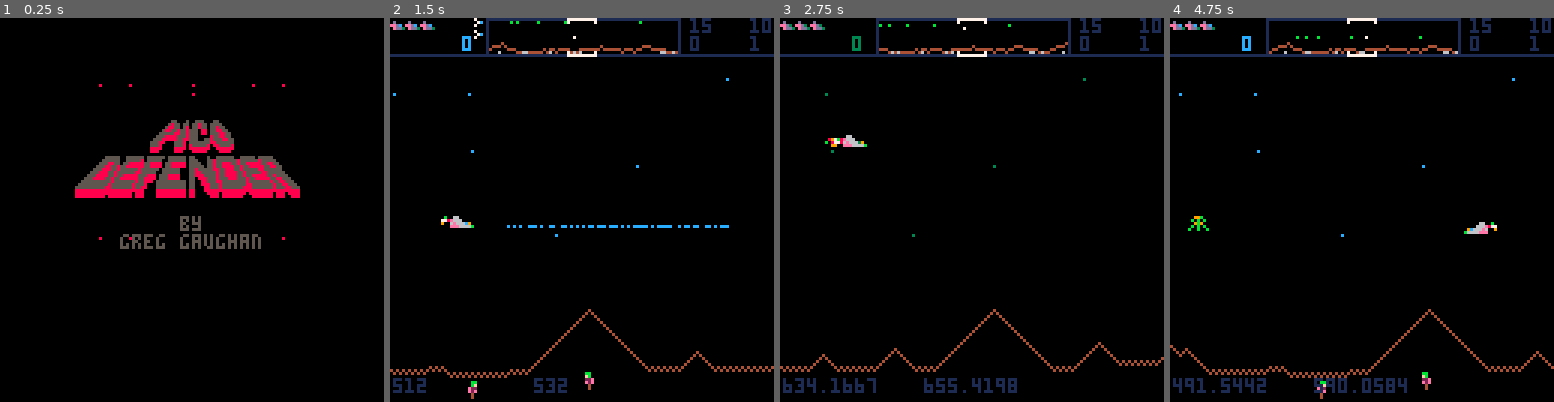
Above: before the commit, frames 1-4 (left to right).
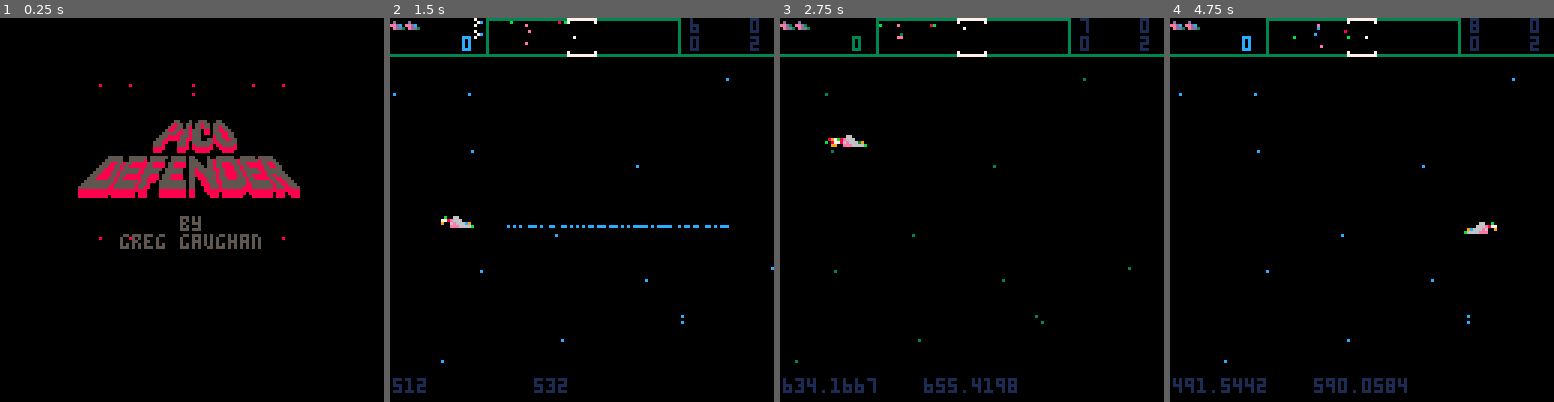
Above: after the commit, the same moments.

Repository: ggaughan/picodefender
Game: PICO-8 cartridge picodefender.p8
Same seed, same stepped clock (60 frames per second), same inputs: the game is played once before the commit and once after it.
Inputs:
- Up to frame 1 (0.25 s): no input
- Up to frame 2 (1.5 s): tap X (X key) at 0.33, 1.07 s; tap O (Z key) at 0.7 s
- Up to frame 3 (2.75 s): hold Right 1.6-2.1 s; tap O (Z key) at 1.7, 2.1, 2.5 s; tap X (X key) at 1.85 s; hold Up 2.15-2.42 s; hold Right from 2.47 s (still down)
- Up to frame 4 (4.75 s): tap O (Z key) every 0.4 s from 2.9 to 4.5 s; tap X (X key) at 2.97, 4.08 s; release Right at 3.03 s; hold Left 3.08-3.58 s; hold Down 3.63-3.97 s; hold Right 4.02-4.68 s; hold Up from 4.73 s (still down)

The runs differ from the first frame. In frame 1, 1.5% of the frame differs, in the area x 19-62%, y 26-47%; in frame 2, 3.0%; in frame 3, 2.8%; in frame 4, 3.1%, in the area x 0-100%, y 0-100%.

Commit message:
Better swarmer behaviour; extra lives; animations; more ground compression

Diff:
--- a/picodefender.p8
+++ b/picodefender.p8
@@ -6,7 +6,7 @@
 -- remake of the williams classic
 
 debug = true
-debug_test = not debug  -- 1 of each enemy per wave
+debug_test = debug  -- 1 of each enemy per wave
 debug_kill = not debug
 
 today = 1
@@ -113,6 +113,7 @@
 bomber_speed = 0.3
 pod_speed = 0.2
 swarmer_speed = 0.7
+swarmer_inertia = 1 --0.99
 bullet_expire = 1.4  -- todo depend on actual bullet_speed?
 bullet_speed = 0.02
 mine_expire = 6
@@ -451,6 +452,7 @@
 			 	e.dy = 0 --pl.dy
 			 	e.dx = 0 --pl.dx = cdx * pl.facing
 					e.capture = capture_lifted
+					-- todo sfx?
 					-- note: x-12 since score formats for 6 places
 					add_pl_score(500, pl.x-12, pl.y+4)
 					-- todo here: show more extra_scores...
@@ -492,6 +494,7 @@
 					 	e.dx = 0  -- straight up
 							e.target.capture = capture_lifted
 							e.target.dy = gravity_speed  -- for if/when dropped
+							sfx(10)
 					 elseif e.x < e.target.x then
 						 e.dx = lander_speed
 		 				if e.y < hudy + 90 and e.dy < 0 then
@@ -615,11 +618,14 @@
 					-- ai
 					-- todo overshoot
 					if abs(e.x - pl.x) < (rnd(256) - e.lazy) then
-					 if e.x < pl.x or rnd()<0.05 then
-						 e.dx = swarmer_speed
-						else
-						 e.dx = -swarmer_speed
-					 end
+					 if e.dx == 0 then
+						 if e.x < pl.x or rnd()<0.05 then
+							 e.dx = swarmer_speed
+							else
+							 e.dx = -swarmer_speed
+						 end
+						-- else already chasing - don't turn -- todo do eventually!
+						end
 
 						-- todo undulate: delay between y flips?
 						--      or sin(e.t)?
@@ -630,16 +636,19 @@
 					 end
 					end
 					-- overshoot?/don't get too close
-				 e.dx *= 0.96+rnd(0.08)  -- todo var inertia
-
+				 e.dx *= swarmer_inertia --+rnd(0.08)  -- todo remove?
+				 -- todo maybe if e.dx < limit set e.dx=0 and can chase again
 
 					-- attack
 					-- todo wrap?
 					if abs(e.x - pl.x) < 128 then
-					 -- todo delay before 1st shot?
-						if rnd() < 0.004 then  -- todo differ from mutant
-						 sfx(7)  -- todo differ?
-							b=add_bullet(e.x, e.y, e)
+					 -- delay before 1st shot?
+					 if (e.dx > 0 and e.x < pl.x) or (e.dx < 0 and e.x > pl.x) then
+							if rnd() < 0.004 then  -- todo differ from mutant
+							 sfx(7)  -- todo differ?
+								b=add_bullet(e.x, e.y, e)
+							end
+						-- else not chasing yet or chasing but gone past so stop firing (todo:for now)
 						end
 					end
 				elseif e.k == mine then
@@ -793,6 +802,7 @@
  update_particles()  -- could include special effects
 
  if timeout or btnp(➡️) then
+	 pal(10, 10)  -- after alt_cycle
   if pl.score == 0>>16 then
 			add_pl_score(450)  -- why? version?
 		end
@@ -803,6 +813,7 @@
  	_update60 = _update60_highscores
  	_draw = _draw_highscores
 	elseif btnp(🅾️) or btnp(❎) then
+	 pal(10, 10)  -- after alt_cycle
   start_game(true)
   pl.hit = nil  -- start now
  	_update60 = _update60_wave
@@ -990,6 +1001,12 @@
  	extra_score = {v>>16, wxtoc(x),y, time()}
  end
 	pl.score += v >> 16
+	pl.score_10k += v >> 16
+	if pl.score_10k >= 10000>>16 then
+		pl.lives += 1
+		pl.score_10k -= 10000>>16
+		-- todo sfx
+	end
 end
 
 function draw_hud(force_ground)
@@ -1133,8 +1150,11 @@
 			local x,y = wxtoc(e.x), e.y
 			local fx = (e.k==human and e.dx>0)
 
- 		spr(e.k, x, y, 1,1, fx)
-		 -- todo animate?
+ 		spr(e.k + e.frame, x, y, 1,1, fx)
+ 		e.t += 1
+ 		if e.t % 12 == 0 then
+			 e.frame = (e.frame + 1) % e.frames
+ 		end
 
 			if debug_kill then
 		 	 rect(x+e.dx+(8-e.w)/2, e.y+e.dy+(8-e.h)/2,
@@ -1242,7 +1262,7 @@
 
 	-- never expire! draw_player()  -- needed to expire
 
-	map(0,1, 24,hudy+16, 10,4)
+	map(0,1, 25,hudy+16, 10,4)
 
 	print("by", 60, hudy+54, 5)
 	print("greg gaughan", 40, hudy+60, 5)
@@ -1263,12 +1283,11 @@
 		end
  end
 
- pal(10, 10)
 	draw_particles()
 
 	-- never expire! draw_player()  -- needed to expire
 
-	map(0,1, 24,0, 10,4)
+	map(0,1, 25,0, 10,4)
 
 	print("hall of fame", 40, hudy+24, 5)
 
@@ -1423,34 +1442,38 @@
 
 function build_world()
  local t=time()
+ -- note: 3+4+ -> 3+1-4+ etc.
 	local wd=[[
-	 5+2+1-3+2-2+2=4+2=2+2-2=4+2-2+1-3+2-2+1-3+1-2+1-4+1-5+2=2-1+2-2+3-2=3+1-4=2+3-7+1-7+2=
-	 7-1+4-1+7-4=4-1+4-1+3-3+4-2+5-2+2=3-2+1-3+2-2+3-4=1-6=3-4=2-10=2-48=2+8=
-	 3+36=2+10=4-14=3+1-2+2-3+2=2-6+3-2+1-2+4-2+3-1+3-6=1+2-2+1-2+1-2+1-2+4=2+4=3-1+4-2+3-3+4=6-2=4+1-4+4=4+5-2=4+1-3+2=4+2-4=2-2+4=2+5-2+8-
-	 18=2+4=3-1+18=1+6=20+20-10=6+6-24=5+5-12=
+	 5+3+2-2+2=4+2=2+2-2=4+2-2+3+2-2+3+2+4+5+2=2-2-2+3-2=3+4=2+3-7+7+2=
+	 7-4-7-4=4-4-3-3+4-2+5-2+2=3-2+3+2-2+3-4=6=3-4=2-10=2-48=2+8=
+	 3+36=2+10=4-14=3+2+2-3+2=2-6+3-2+2+4-2+3-3-6=2-2+2+2+2+4=2+4=3-4-2+3-3+4=6-2=4+4+4=4+5-2=4+3+2=4+2-4=2-2+4=2+5-2+8-
+	 18=2+4=3-18=6=20+20-10=6+6-24=5+5-12=
 	 7+7-6=20+20-6=9+7-12=4+4-10=
-	 6-14+8-10=4+4-4-20+14-4+6-10=3-
-	 20=1+4=2+10=2+4=4+12=6+6-4+4-6+2-6=8+20-
-	 5+1-2+1-2+1-4=1+2-1+2-1+2-1+2-1+2-2=2+1-2+1-2+1-2+2=2-2+3-1+2-
-	 2+1-3+1-2+1-2+3-1+2-1+3-2+2=2-
-	 2-2+5-1+3-1+3-1+
-	 3+4-1+2-4+3-2+4=4-5+2-3+3=3-
+	 6-14+8-10=4+8-20+14-4+6-10=3-
+	 20=4=2+10=2+4=4+12=6+6-4+4-6+2-6=8+20-
+	 5+2+2+4=2-2-2-2-2-2=2+2+2+2+2=2-2+3-2-
+	 2+3+2+2+3-2-3-2+2=2-4+5-3-3-
+	 4+4-2-4+3-2+4=4-5+2-3+1=7-5=
 	]]
 	local s,c="",""
-	local n=nil
-	local d="="  -- -down, ="flat"(-+), +up
-	local dy=1
- local l=1
- local wi = 1
- local ll=nil
+	local n,ll=nil,nil
+	local ld,d=nil,"="  -- -down, ="flat"(-+), +up
+	local dy,l,wi=1,1,1
 	for si=1,#wd do
 		c = sub(wd,si,si)
 		if not(c=="+" or c=="-" or c=="=") then
 			s = s..c
 		else
 			n = tonum(s)
+			ld = d
 			d = c
 			s = "" -- reset
+			if ld == d then
+		  -- insert gap
+				l = l+(dy*-1)
+				w[wi] = {l}
+				wi+=1
+			end
 			for j=1,n do
 				if d=="+" then
 				 dy = 1
@@ -1463,26 +1486,24 @@
 				l = l+dy
 				w[wi] = {l}
 
-				-- pre-calc for scanner
-			 if wi % hwr == 0 then
-		   ls = ll
-		   ll = ceil(l/hhr)
-		   if ls and abs(ll - ls) > 1 then
-		    -- patch any holes
-		   	if ll - ls < 0 then
-			   	ll = ll + 1
-		   	else
-			   	ll = ll - 1
-		   	end
-		   end
-			 	sw[wi \ hwr] = ll
-			 end
-
 				wi+=1
 			end
 		end
 	end
 	printh("end w:"..wi.." at level "..l.." took "..time()-t)
+	-- pre-calc for scanner
+	for wi=1,ww do
+	 if wi % hwr == 0 then
+		 l = w[wi][1]
+   ls = ll
+   ll = ceil(l/hhr)
+   if ls and abs(ll - ls) > 1 then
+    -- patch any holes
+    ll = ll + sgn(ll-ls)*-1
+   end
+	 	sw[wi \ hwr] = ll
+	 end
+	end
 end
 
 function add_stars()
@@ -1504,7 +1525,7 @@
   dx=0,
   dy=0,
   frame=0,
-  t=0,
+  t=0,  -- used as frame step or birth time for bullets/mines which have no frames
   frames=1,
   w=8,
   h=8,
@@ -1756,8 +1777,9 @@
 
 function reset_player(full)
  if full then
-		pl.lives=3
+		pl.lives=2  -- plus start life = 3
 		pl.score=0
+		pl.score_10k=0
 		pl.bombs=3
  end
  cdx = 0 -- freeze
@@ -1940,6 +1962,7 @@
 			l.h=5
 			l.w=7
 			l.score=150
+			l.frames = 3
 			-- find a target
 			l.target = nil
 			if true then --humans > 0 then
@@ -1997,6 +2020,7 @@
  		if (rnd() < 0.5) l.dy *= -1
 			l.dx = groupdx * bomber_speed
 			l.score=250
+			l.frames=3
 			add_explosion(l, true)  -- reverse i.e. spawn
 			if (sound) sfx(2)  -- todo: if on screen
 		end
@@ -2016,6 +2040,7 @@
 			l.h=5
 			l.w=7
 			l.score=1000
+			l.frames=4
 			add_explosion(l, true)  -- reverse i.e. spawn
 			if (sound) sfx(2)  -- todo: if on screen
 		end
@@ -2047,6 +2072,7 @@
 							l.h=4
 							l.w=7
 							l.score=200
+							l.frames=3
 							add_explosion(l, true)  -- reverse i.e. spawn
 							if (sound) sfx(2)  -- todo: if on screen
 							printh("new baiter "..l.x)
Not shown, changed: 26 lines of the sprite sheet (__gfx__) section of picodefender.p8
Not shown, changed: the sound effects (__sfx__) section of picodefender.p8
